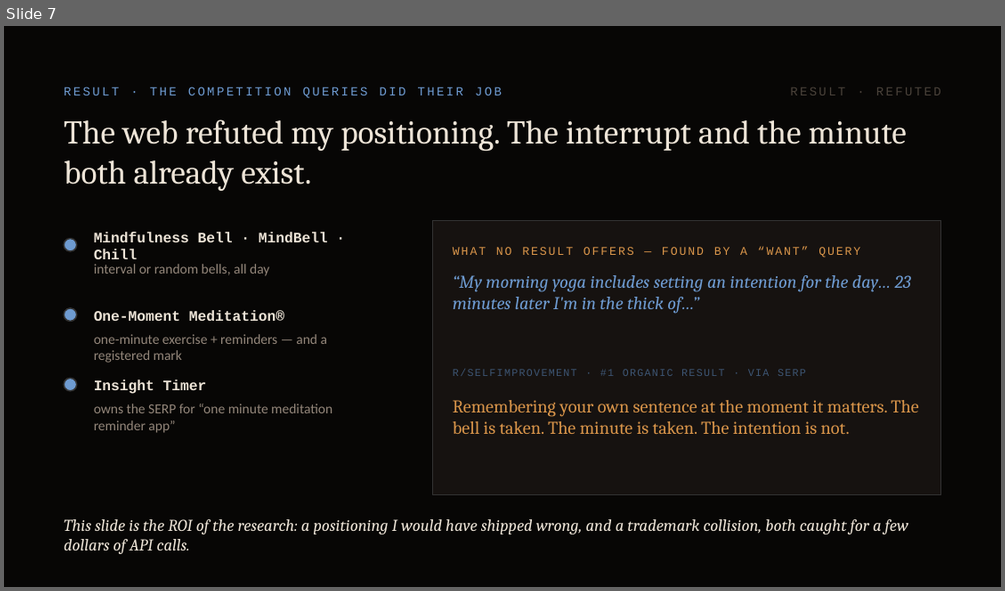
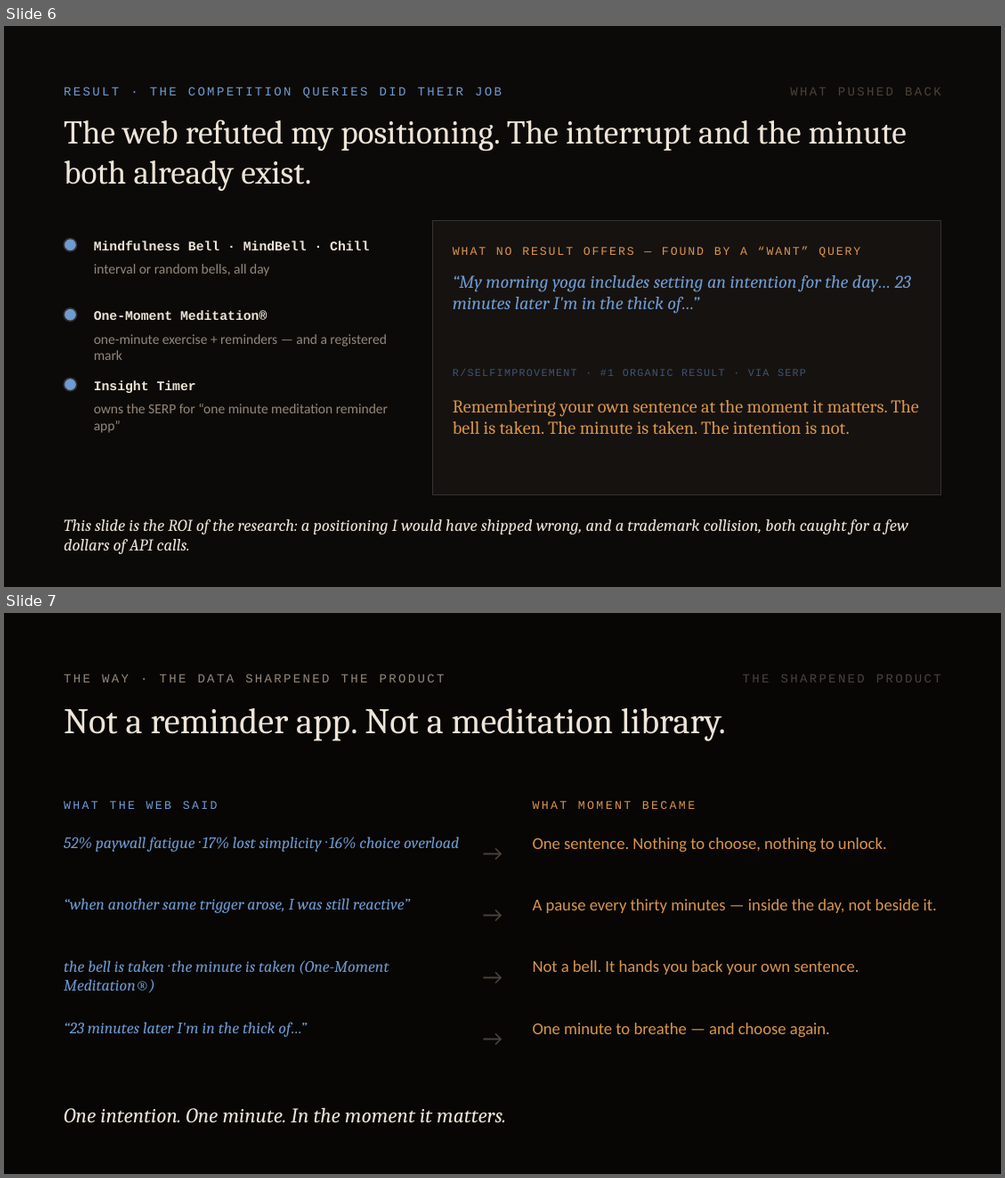
Before and after one commit to kewinzaq1/first-breath, a slide deck: docs/first-breath-how-it-works.pptx. Shown one above the other, each under a label of ours: slide 7 before the commit, slides 6 and 7 after it. The pictures are 1005x591 and 1005x1178 pixels, drawn with LibreOffice and Linux fonts; fonts in the diff are those of the drawing. Boxes give left, top, right and bottom in pixels: in the first picture for what was removed or moved away, otherwise in the second. Text is boxed around its words. In the diff, an @@ line names an element or a change of style, - is before the commit and + after.

```diff
--- a/docs/first-breath-how-it-works.pptx
+++ b/docs/first-breath-how-it-works.pptx
@@ slide 7 added at box(4, 613, 1001, 1174), background #070605 @@
@@ text added at box(64, 674, 445, 682), 9 pt, text #93867A @@
+THE WAY · THE DATA SHARPENED THE PRODUCT
@@ text added at box(743, 674, 941, 682), 9 pt, text #4A423A @@
+THE SHARPENED PRODUCT
@@ text added at box(64, 708, 726, 741), 26 pt, text #EDE4D7 @@
+Not a reminder app. Not a meditation library.
@@ text added at box(64, 801, 218, 809), 8.5 pt, text #6E9BD1 @@
+WHAT THE WEB SAID
@@ text added at box(533, 801, 695, 809), 8.5 pt, text #D9954A @@
+WHAT MOMENT BECAME
@@ text added at box(64, 836, 459, 852), 11.5 pt, text #6E9BD1, italic @@
+52% paywall fatigue · 17% lost simplicity · 16% choice overload
@@ text added at box(462, 835, 522, 869), 16 pt, text #4A423A @@
+→
@@ text added at box(533, 837, 887, 852), 12 pt, text #D9954A @@
+One sentence. Nothing to choose, nothing to unlock.
@@ text added at box(64, 898, 410, 913), 11.5 pt, text #6E9BD1, italic @@
+“when another same trigger arose, I was still reactive”
@@ text added at box(462, 896, 522, 931), 16 pt, text #4A423A @@
+→
@@ text added at box(533, 899, 937, 913), 12 pt, text #D9954A @@
+A pause every thirty minutes — inside the day, not beside it.
@@ text added at box(462, 958, 522, 993), 16 pt, text #4A423A @@
+→
@@ text added at box(64, 960, 388, 993), 11.5 pt, text #6E9BD1, italic @@
+the bell is taken · the minute is taken (One-Moment Meditation®)
@@ text added at box(533, 960, 858, 974), 12 pt, text #D9954A @@
+Not a bell. It hands you back your own sentence.
@@ text added at box(64, 1022, 307, 1037), 11.5 pt, text #6E9BD1, italic @@
+“23 minutes later I'm in the thick of…”
@@ text added at box(462, 1020, 522, 1054), 16 pt, text #4A423A @@
+→
@@ text added at box(533, 1022, 830, 1037), 12 pt, text #D9954A @@
+One minute to breathe — and choose again.
@@ text added at box(64, 1107, 506, 1122), 15 pt, text #EDE4D7, italic @@
+One intention. One minute. In the moment it matters.
@@ what was slide 7 is now slide 6 @@
@@ slide 6 changed as well @@
@@ background #070605 to #0C0A08 @@
@@ text at box(790, 87, 941, 95): text changed @@
-RESULT · REFUTED
+WHAT PUSHED BACK
@@ text "one-minute exercise + reminders — ..." rewrapped from box(94, 334, 327, 362) to box(94, 334, 386, 360) @@
@@ size 10.5 to 9.5 pt in 3 elements at box(94, 240, 369, 250), box(94, 310, 267, 320), box(94, 380, 196, 393) @@
@@ text "owns the SERP for “one ..." rewrapped from box(94, 403, 332, 433) to box(94, 403, 388, 433) @@
```
Also in this commit, not shown: 8 other slides changed, 1 slide removed, 14 other files.
